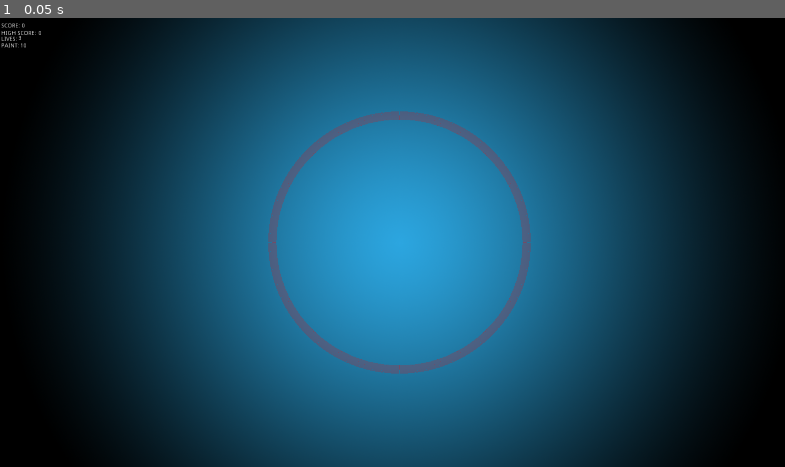
Above: before the commit, frame 1.
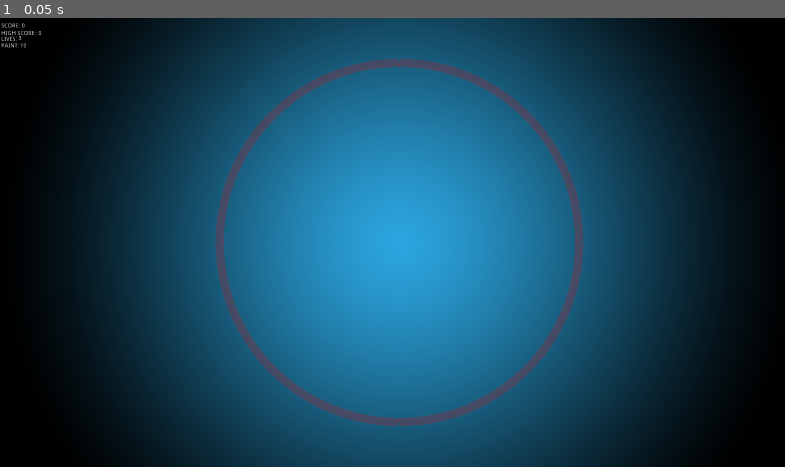
Above: after the commit, the same moment.

Repository: henrar/EndlessGame
Game: Godot game, scene res://Scenes/Game.tscn
The game is run twice, just before and just after one commit, with the same random seed, the same clock (stepped at 60 frames per second) and the same inputs.
Inputs:
- Up to frame 1 (0.05 s): no input

The runs differ from the first frame. In frame 1, 4.5% of the frame differs, in the area x 27-75%, y 9-91%.

Commit message:
Basic input handling, fixes to ring radius

Diff:
--- a/Scripts/Barrier.gd
+++ b/Scripts/Barrier.gd
@@ -3,13 +3,33 @@
 #for touch calculation
 var outer_circle
 var inner_circle
+var radius
 
 func _ready():
     position = get_node("/root/SceneVariables").center_location
-    print(position)
+    radius = Vector2(get_viewport().size.y * get_node("/root/SceneVariables").ring_radius_percentage_of_viewport / 2.0, 0)
+    print(radius)
 
 func _physics_process(delta):
+    pass
 
+func _input(event):
+    if OS.get_name() == "Android" || OS.get_name() == "iOS":
+        if event is InputEventScreenTouch:
+            if event.pressed:
+                var touch_pos = event.position
+    else:
+        if event is InputEventMouseButton:
+            if event.pressed:
+                var click_pos = event.position
+
+func convert_to_ring_relative_coords(position):
+    return Vector2(position.x - get_node("/root/SceneVariables").center_location.x, get_node("/root/SceneVariables").center_location.y - position.y)
+
+func is_on_ring(position):
+    pass
+
+func is_inside_inner_circle(position):
     pass
 
 func draw_empty_circle(circle_center, circle_radius, color, resolution, thick):
@@ -29,5 +49,4 @@
 
 
 func _draw():
-    print(position)
-    draw_empty_circle(Vector2(0, 0), Vector2(get_viewport().size.y * 0.2, get_viewport().size.y * 0.2), Color(1.0, 0.0, 0.0, 0.2), 1, 20)
+    draw_empty_circle(Vector2(0, 0), radius, Color(1.0, 0.0, 0.0, 0.2), 1, 20)
--- a/Scripts/SceneVariables.gd
+++ b/Scripts/SceneVariables.gd
@@ -10,6 +10,8 @@
 var high_score_threshold = 100
 var points_per_ball = 10
 var paint_score_modifier = 10 #increases initial paint when score reaches certain threshold
+
+var ring_radius_percentage_of_viewport = 0.8
 
 #on load variables
 var center_location
--- a/Scripts/ScoreTracker.gd
+++ b/Scripts/ScoreTracker.gd
@@ -36,7 +36,6 @@
     if current_line == null:
         high_score = 0
     else:
-        print(current_line["high_score"])
         high_score = current_line["high_score"]
         var new_paint_amount = get_node("/root/SceneVariables").initial_paint
 
